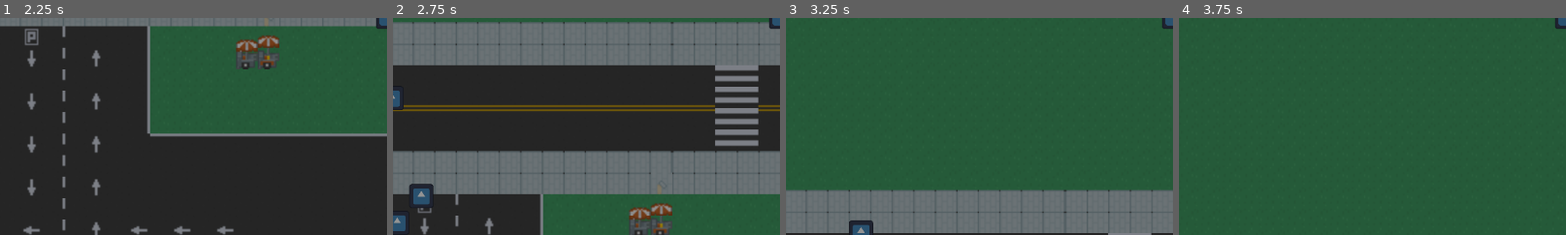
Above: before the commit, frames 1-4 (left to right).
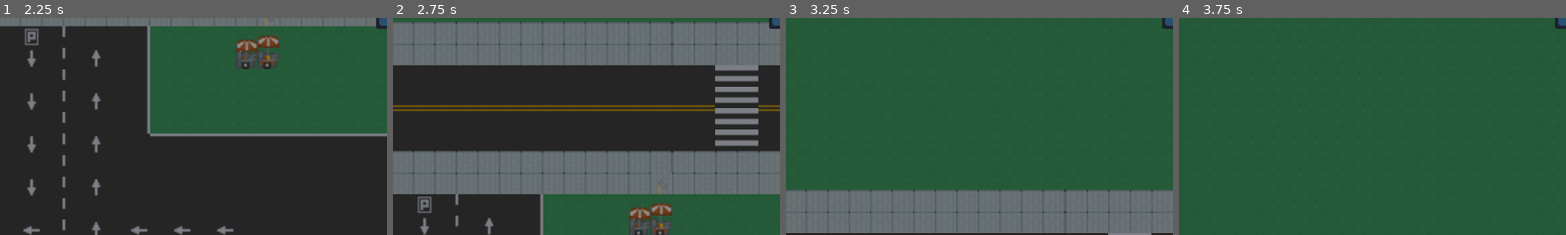
Above: after the commit, the same moments.

Repository: Tigeagle2/Team_Two_Game_Group_C
Game: Godot game, scene res://Scenes/main_scene.tscn
The game is run twice, just before and just after one commit, with the same random seed, the same clock (stepped at 60 frames per second) and the same inputs. The engine's default icon, where the game draws it, is replaced by a stand-in: a white triangle on a blue panel in a dark square.
Inputs:
- Up to frame 1 (2.25 s): tap Enter at 0.5 s; hold W (north) from 0.53 s (still down)
- Up to frame 2 (2.75 s): keep holding W (north)
- Up to frame 3 (3.25 s): keep holding W (north)
- Up to frame 4 (3.75 s): keep holding W (north)
The pictures show only the part of the screen within x 0-50%, y 50-100%; the shares and areas given below are measured in that part.

Frame 1 is identical in both runs. In frame 2, 1.0% of the frame differs, in the area x 0-11%, y 33-99%; in frame 3, 0.4%; in frame 4, nothing differs.

Commit message:
Worked heavily on the basic enemy and spawner
also did some stuff to the car and audio

Diff:
--- a/Scenes/audiomanager.tscn
+++ b/Scenes/audiomanager.tscn
@@ -8,3 +8,7 @@
 [node name="music_player" type="AudioStreamPlayer2D" parent="."]
 process_mode = 3
 bus = &"Music"
+
+[node name="menu_sound_player" type="AudioStreamPlayer2D" parent="."]
+process_mode = 3
+bus = &"Menu Sounds"
--- a/Scenes/basic_enemy.tscn
+++ b/Scenes/basic_enemy.tscn
@@ -6,9 +6,15 @@
 [sub_resource type="RectangleShape2D" id="RectangleShape2D_r4aor"]
 size = Vector2(36, 36)
 
-[node name="basic_enemy" type="CharacterBody2D"]
+[sub_resource type="CircleShape2D" id="CircleShape2D_fecjr"]
+radius = 15.033297
+
+[sub_resource type="RectangleShape2D" id="RectangleShape2D_fecjr"]
+size = Vector2(36, 36)
+
+[node name="basic_enemy" type="CharacterBody2D" groups=["enemy"]]
 collision_layer = 4
-collision_mask = 5
+collision_mask = 17
 script = ExtResource("1_fecjr")
 
 [node name="Sprite2D" type="Sprite2D" parent="."]
@@ -19,9 +25,23 @@
 shape = SubResource("RectangleShape2D_r4aor")
 
 [node name="NavigationAgent2D" type="NavigationAgent2D" parent="."]
-avoidance_enabled = true
 max_speed = 24842.27
 avoidance_layers = 2
 avoidance_mask = 2
 
+[node name="detection_area" type="Area2D" parent="."]
+collision_layer = 4
+collision_mask = 4
+
+[node name="CollisionShape2D" type="CollisionShape2D" parent="detection_area"]
+shape = SubResource("CircleShape2D_fecjr")
+
+[node name="hitbox" type="Area2D" parent="."]
+collision_layer = 4
+collision_mask = 10
+
+[node name="CollisionShape2D" type="CollisionShape2D" parent="hitbox"]
+shape = SubResource("RectangleShape2D_fecjr")
+
 [connection signal="velocity_computed" from="NavigationAgent2D" to="." method="_on_navigation_agent_2d_velocity_computed"]
+[connection signal="body_entered" from="hitbox" to="." method="_on_hitbox_body_entered"]
--- a/Scenes/basic_enemy_spawner.tscn
+++ b/Scenes/basic_enemy_spawner.tscn
@@ -4,3 +4,9 @@
 
 [node name="basic_enemy_spawner" type="Area2D"]
 script = ExtResource("1_f0vem")
+
+[node name="VisibleOnScreenNotifier2D" type="VisibleOnScreenNotifier2D" parent="."]
+rect = Rect2(-32, -32, 64, 64)
+
+[connection signal="screen_entered" from="VisibleOnScreenNotifier2D" to="." method="_on_visible_on_screen_notifier_2d_screen_entered"]
+[connection signal="screen_exited" from="VisibleOnScreenNotifier2D" to="." method="_on_visible_on_screen_notifier_2d_screen_exited"]
--- a/Scenes/car.tscn
+++ b/Scenes/car.tscn
@@ -9,7 +9,7 @@
 
 [node name="car" type="Area2D"]
 collision_layer = 16
-collision_mask = 0
+collision_mask = 4
 script = ExtResource("1_go66d")
 
 [node name="Sprite2D" type="Sprite2D" parent="."]
@@ -52,6 +52,7 @@
 
 [node name="honk_area" type="Area2D" parent="."]
 scale = Vector2(1.81, 1)
+collision_layer = 0
 collision_mask = 3
 
 [node name="honk_collision_shape" type="CollisionShape2D" parent="honk_area"]
@@ -59,5 +60,6 @@
 scale = Vector2(1.2, 0.665)
 shape = SubResource("RectangleShape2D_go66d")
 
+[connection signal="body_entered" from="." to="." method="_on_body_entered"]
 [connection signal="screen_entered" from="headlights/VisibleOnScreenNotifier2D" to="." method="_on_visible_on_screen_notifier_2d_screen_entered"]
 [connection signal="body_entered" from="honk_area" to="." method="_on_honk_area_body_entered"]
--- a/Scenes/main_scene.tscn
+++ b/Scenes/main_scene.tscn
@@ -27,8 +27,6 @@
 color = Color(0.58103293, 0.581033, 0.58103275, 1)
 
 [node name="basic_enemy_spawner" parent="." instance=ExtResource("4_iacmt")]
-position = Vector2(-2, 56)
-enemy_spawn_limit = 10
 
 [node name="car_spawner" parent="." instance=ExtResource("4_x6ack")]
 position = Vector2(-1316, 33)
--- a/Scripts/autoload/audiomanager.gd
+++ b/Scripts/autoload/audiomanager.gd
@@ -4,6 +4,7 @@
 @export var min_interval: float = 0.05
 
 @onready var music_player = $music_player
+@onready var menu_player = $menu_sound_player
 
 var sfx_pool: Array[AudioStreamPlayer] = []
 var next_player_index: int = 0
@@ -20,6 +21,9 @@
 		return
 	music_player.stream = stream
 	music_player.play()
+func play_menu_sound(stream: AudioStream):
+	menu_player.stream = stream
+	menu_player.play()
 func play_sound_effect(stream: AudioStream, pitch: float = 1.0, additonal_volume: float = 0):
 	if not stream: return
 
--- a/Scripts/basic_enemy.gd
+++ b/Scripts/basic_enemy.gd
@@ -1,30 +1,49 @@
 extends CharacterBody2D
 
-@export var speed = 250.0
+var speed = 150.0
 @onready var nav_agent := $NavigationAgent2D
-var random_spawn_range_x = 20.0
-var random_spawn_range_y = 20.0
+var knockback_velocity = Vector2.ZERO
+var separation_amount: float = 1000.0
+var speed_difference: float = 10.0
+var current_separation: Vector2 = Vector2.ZERO
 
 var player: Node2D = null
-
+var setup_active: bool = true
 func _ready():
 	player = get_tree().get_first_node_in_group("player")
-	position.x = randf_range(-random_spawn_range_x, random_spawn_range_x)
-	position.y = randf_range(-random_spawn_range_y, random_spawn_range_y)
+	speed += randf_range(-speed_difference, speed_difference)
+	await get_tree().create_timer(0.1).timeout
+	setup_active = false
+func _physics_process(delta):
+	# recalculate position every 10 frames
+	if player and Engine.get_physics_frames() % 10 == 0:
+		nav_agent.target_position = player.global_position
 
-func _physics_process(_delta):
-	if player:
-		nav_agent.target_position = player.global_position
-	if nav_agent.is_navigation_finished():
-		velocity = Vector2.ZERO
-		return
 	var next_path_pos = nav_agent.get_next_path_position()
-	var current_pos = global_position
-	var new_velocity = (next_path_pos - current_pos).normalized() * speed
-	nav_agent.set_velocity(new_velocity)
+	var move_dir = (next_path_pos - global_position).normalized()
+	var desired_velocity = move_dir * speed
+
+	# Only check neighbors every 3 frames
+	if Engine.get_physics_frames() % 3 == 0:
+		var separation_force = Vector2.ZERO
+		for neighbor in $detection_area.get_overlapping_bodies():
+			if neighbor != self:
+				var diff = global_position - neighbor.global_position
+				var d_sq = diff.length_squared()
+				if d_sq > 0.1:
+					separation_force += diff / d_sq
+		current_separation = separation_force * separation_amount
+	velocity = desired_velocity + current_separation
+	velocity += knockback_velocity
+	knockback_velocity = lerp(knockback_velocity, Vector2.ZERO, 0.1)
+	move_and_slide()
+func setup(spawn_range_x:int = 20, spawn_range_y: int = 20):
+	position.x = randf_range(-spawn_range_x, spawn_range_x)
+	position.y = randf_range(-spawn_range_y, spawn_range_y)
 
 
-
-func _on_navigation_agent_2d_velocity_computed(safe_velocity: Vector2) -> void:
-	velocity = safe_velocity
-	move_and_slide()
+func _on_hitbox_body_entered(body: Node2D) -> void:
+	if setup_active:
+		if body.is_in_group("player"):
+			position.x += 100
+			position.y += 100
--- a/Scripts/basic_enemy_spawner.gd
+++ b/Scripts/basic_enemy_spawner.gd
@@ -1,15 +1,88 @@
 extends Area2D
-@export var enemy_spawn_limit: int = 1
-@export var spawn_frequency: float = 1.0
+## If true, the spawner is active at all times
+@export var always_active: bool = false
+## If true, the spawner will use a random spawn system instead of an interval system
+@export var random_spawn: bool = false
+## If true, the spawner only spawns while on screen
+@export var spawn_while_on_screen: bool = false
+## If true, a full group spawns even if it puts it over the spawn limit.
+## If false, the amount of enemies from one spawner will never exced its spawn limit
+@export var group_bypass_limit: bool = false
+@export var enemy_spawn_limit: int = 10
+## How many enemies spawn at once
+@export var spawn_group_size: int = 1
+## The amount of enemies that spawn at the start of the game
+@export var amount_at_start: int = 0
+## How long after the spawner activates before its spawn logic starts up again
+@export var activation_cooldown: float = 5.0
+## The amount of pixels the enemys can randomlly spawn in either direction
+@export var enemy_spawn_range: float = 100
+@export_group("Interval Spawning")
+## Time between spawn attemps
+@export var spawn_interval: float = 10
+@export_group("Random Spawning")
+## Time between spawn attempts
+@export var roll_time_gap: float = 1.0
+## Chance for an enemy to spawn every time the dice is rolled
+@export_range(0, 100, 0.1, "suffix:%") var spawn_chance: float = 5.0
+
+
+var spawner_active: bool = false
+var spawn_timer
 var enemy_scene = preload("res://Scenes/basic_enemy.tscn")
 
 # Called when the node enters the scene tree for the first time.
 func _ready() -> void:
-	for i in range(enemy_spawn_limit):
+	spawn_enemy(amount_at_start)
+	if random_spawn:
+		spawn_timer = roll_time_gap
+	else:
+		spawn_timer = spawn_interval
+
+# Called every frame. 'delta' is the elapsed time since the previous frame.
+func _process(delta: float) -> void:
+	if spawner_active || always_active:
+		if random_spawn:
+			if spawn_timer <= 0:
+				var rand_roll = randf_range(0, 100)
+				if rand_roll < spawn_chance:
+					attempt_enemy_spawn()
+				spawn_timer = roll_time_gap
+			else:
+				spawn_timer -= delta
+		else:
+			if spawn_timer <= 0:
+				spawn_timer = spawn_interval
+				attempt_enemy_spawn()
+			else:
+				spawn_timer -= delta
+func attempt_enemy_spawn():
+	var current_amount_of_enemies = self.get_child_count()
+	if current_amount_of_enemies >= enemy_spawn_limit:
+		return
+	if group_bypass_limit:
+		spawn_enemy(spawn_group_size)
+	else:
+		var space_left = enemy_spawn_limit - current_amount_of_enemies
+		spawn_enemy(min(spawn_group_size, space_left))
+func spawn_enemy(amount: int):
+	for i in range(amount):
 		var enemy = enemy_scene.instantiate()
+		enemy.setup(enemy_spawn_range, enemy_spawn_range)
 		add_child(enemy)
 
 
-# Called every frame. 'delta' is the elapsed time since the previous frame.
-func _process(delta: float) -> void:
-	pass
+func _on_visible_on_screen_notifier_2d_screen_entered() -> void:
+	if !spawn_while_on_screen:
+		spawner_active = false
+	else:
+		spawner_active = true
+		spawn_timer = activation_cooldown
+
+
+func _on_visible_on_screen_notifier_2d_screen_exited() -> void:
+	if !spawn_while_on_screen:
+		spawner_active = true
+		spawn_timer = activation_cooldown
+	else:
+		spawner_active = false
--- a/Scripts/car.gd
+++ b/Scripts/car.gd
@@ -4,6 +4,7 @@
 const speed: int = 250
 var passing_sound_played: bool = false
 var vertical_texture = preload("res://Assets/sprites/CarN.png")
+var knockback_force: int = 2000
 # Called when the node enters the scene tree for the first time.
 func _ready() -> void:
 	await get_tree().create_timer(15.0).timeout
@@ -48,3 +49,9 @@
 func _on_honk_area_body_entered(body: Node2D) -> void:
 	if body.is_in_group("player"):
 		audiomanager.play_sound_effect(load("res://Assets/Sound_Effects/Car_Close.mp3"), 1.0 , -10.0)
+
+
+func _on_body_entered(body: Node2D) -> void:
+	if body.is_in_group("enemy"):
+		var push_direction = (body.global_position - global_position).normalized()
+		body.knockback_velocity = push_direction * knockback_force
--- a/default_bus_layout.tres
+++ b/default_bus_layout.tres
@@ -13,3 +13,9 @@
 bus/2/bypass_fx = false
 bus/2/volume_db = 0.0
 bus/2/send = &"Master"
+bus/3/name = &"Menu Sounds"
+bus/3/solo = false
+bus/3/mute = false
+bus/3/bypass_fx = false
+bus/3/volume_db = 0.0
+bus/3/send = &"Sound Effects"
--- a/project.godot
+++ b/project.godot
@@ -23,6 +23,7 @@
 [global_group]
 
 player=""
+enemy=""
 
 [input]
 
Not shown: 1 places in Scenes/basic_enemy.tscn that only renumber resources
